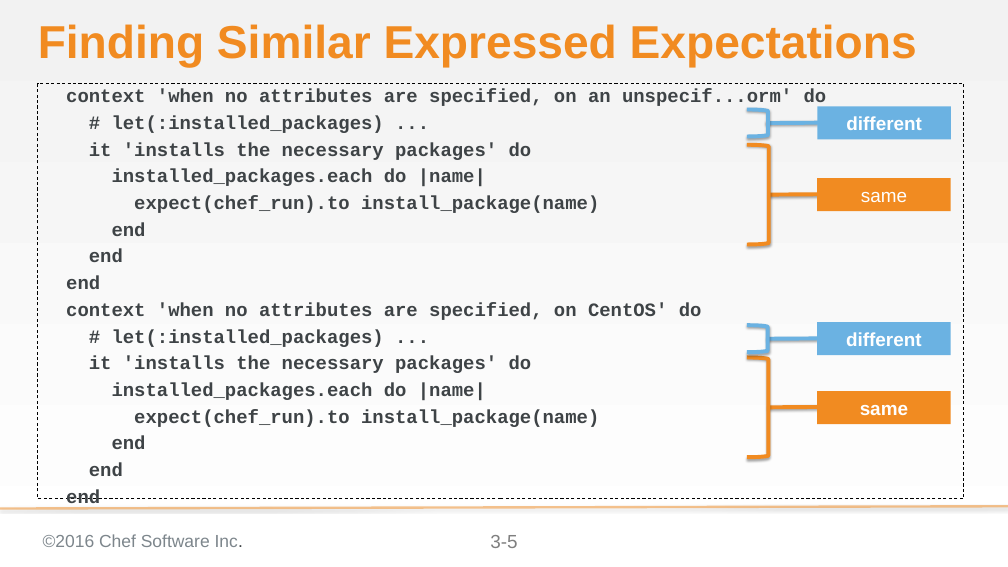
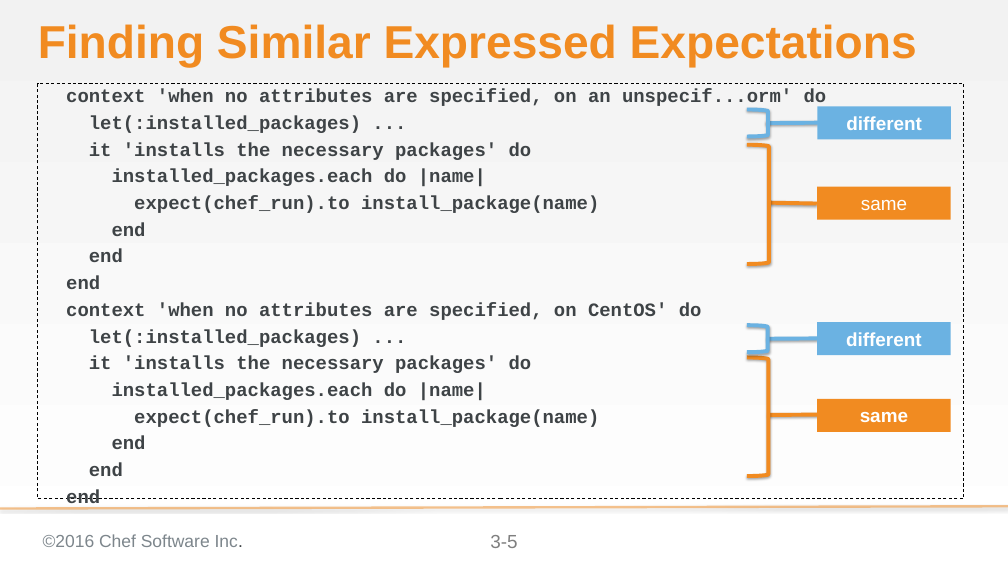
Before and after one commit to chef-training/elegant_tests, a slide deck: slide 5 of 04-shared_examples.pptx. Drawn at 1008x567 pixels with LibreOffice and Linux fonts; fonts in the diff are those of the drawing; background and template pictures are left out. Boxes give left, top, right and bottom in pixels: in the first picture for what was removed or moved away, otherwise in the second. Text is boxed around its words. In the diff, an @@ line names an element or a change of style, - is before the commit and + after.

```diff
--- a/04-shared_examples.pptx
+++ b/04-shared_examples.pptx
@@ text at (89, 116, 361, 133): text changed @@
-# let(:installed_packages) ...
+let(:installed_packages) ...
@@ right bracket: place and size @@
-right bracket at (747, 145, 768, 244)
+right bracket at (747, 145, 769, 264)
@@ 2 rectangles, 1 line: place and size @@
-2 rectangles, 1 line at (769, 178, 950, 424)
+2 rectangles, 1 line at (769, 187, 950, 431)
@@ text at (89, 329, 361, 347): text changed @@
-# let(:installed_packages) ...
+let(:installed_packages) ...
@@ right bracket: place and size @@
-right bracket at (747, 357, 768, 457)
+right bracket at (747, 357, 768, 476)
@@ line moved from (768, 407) - (819, 407) to (768, 415) - (819, 414) @@
```
Also in this commit, not shown: 8 other slides changed, 1 slide added, 6 other files.
